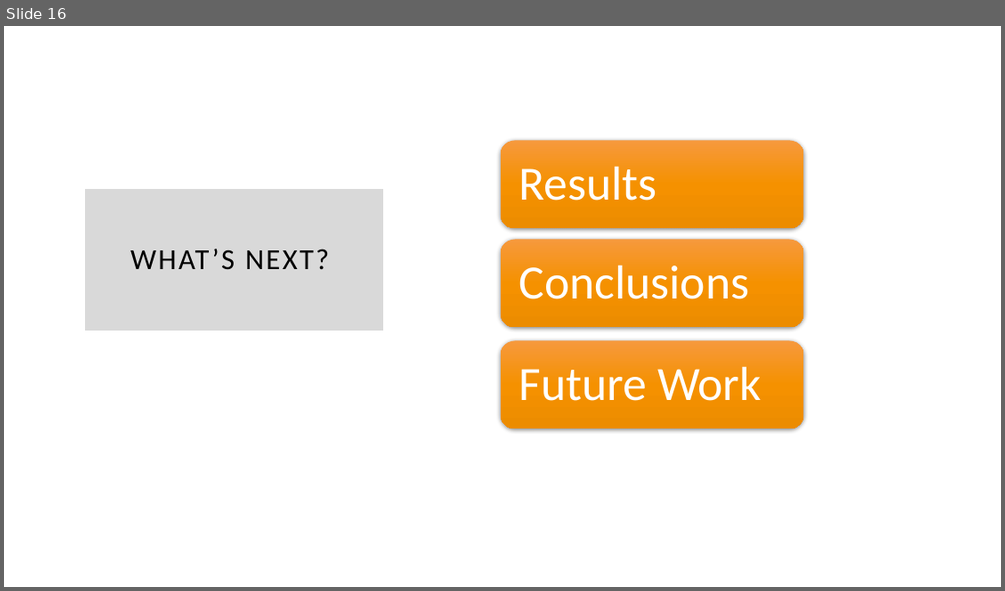
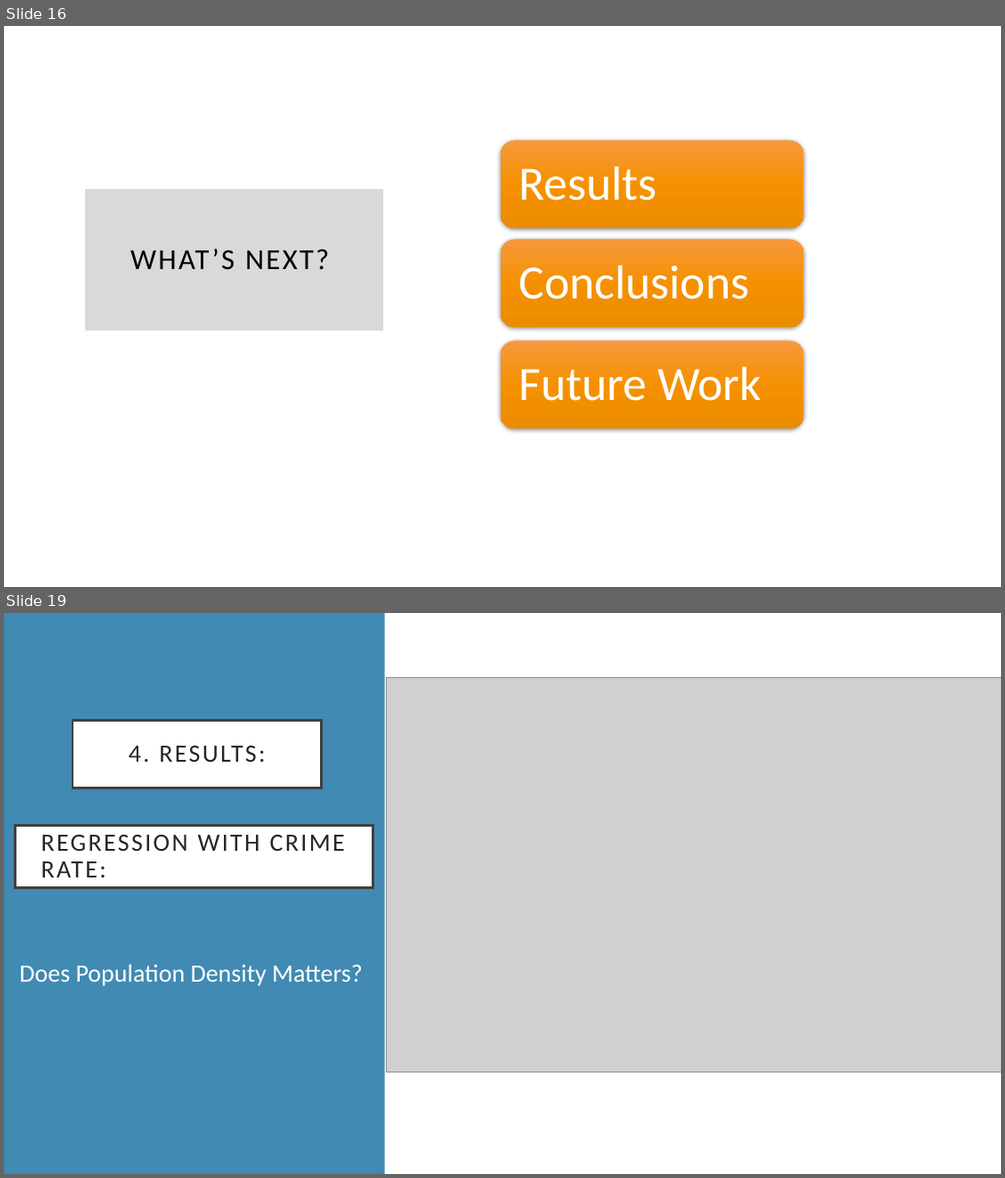
Before and after one commit to shrawantee/Project-Analysis-of-Violent-Crime-in-LA, a slide deck: Presentation/LACity Crime-Final Slides.pptx. Shown one above the other, each under a label of ours: slide 16 before the commit, slides 16 and 19 after it; the slides between them are not shown. The pictures are 1005x591 and 1005x1178 pixels, drawn with LibreOffice and Linux fonts; fonts in the diff are those of the drawing; grey boxes stand for pictures. Boxes give left, top, right and bottom in pixels: in the first picture for what was removed or moved away, otherwise in the second. Text is boxed around its words. In the diff, an @@ line names an element or a change of style, - is before the commit and + after.

```diff
--- a/Presentation/LACity Crime-Final Slides.pptx
+++ b/Presentation/LACity Crime-Final Slides.pptx
@@ slide 19 added at box(4, 613, 1001, 1174), background #418AB3 @@
@@ rectangle added at box(385, 613, 1001, 1174), fill #FFFFFF @@
@@ picture added at box(386, 678, 1001, 1072) @@
@@ rectangle added at box(73, 720, 322, 787), fill #FFFFFF, outline #404040 2.5 pt, 24 pt, text #262626 @@
+4. RESULTS:
@@ rectangle added at box(15, 826, 373, 887), fill #FFFFFF, outline #404040 2.5 pt, 24 pt, text #262626 @@
+REGRESSION WITH CRIME RATE:
@@ text added at box(19, 964, 363, 986), 24 pt, text #FFFFFF @@
+Does Population Density Matters?
```
Also in this commit, not shown: 7 slides changed, 7 other slides added, 5 slides removed, 1 other file.
